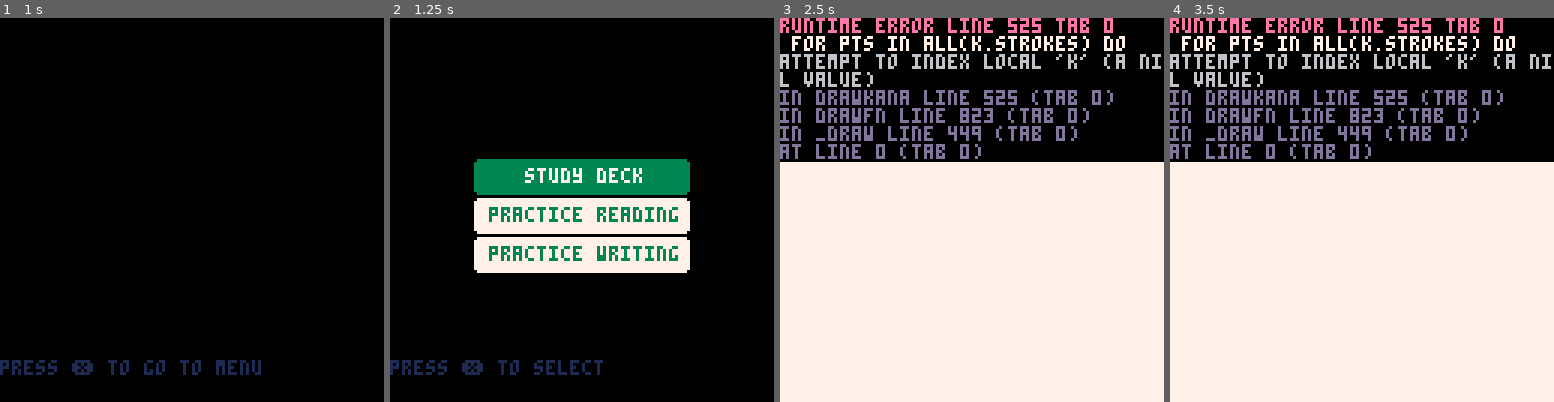
Above: before the commit, frames 1-4 (left to right).
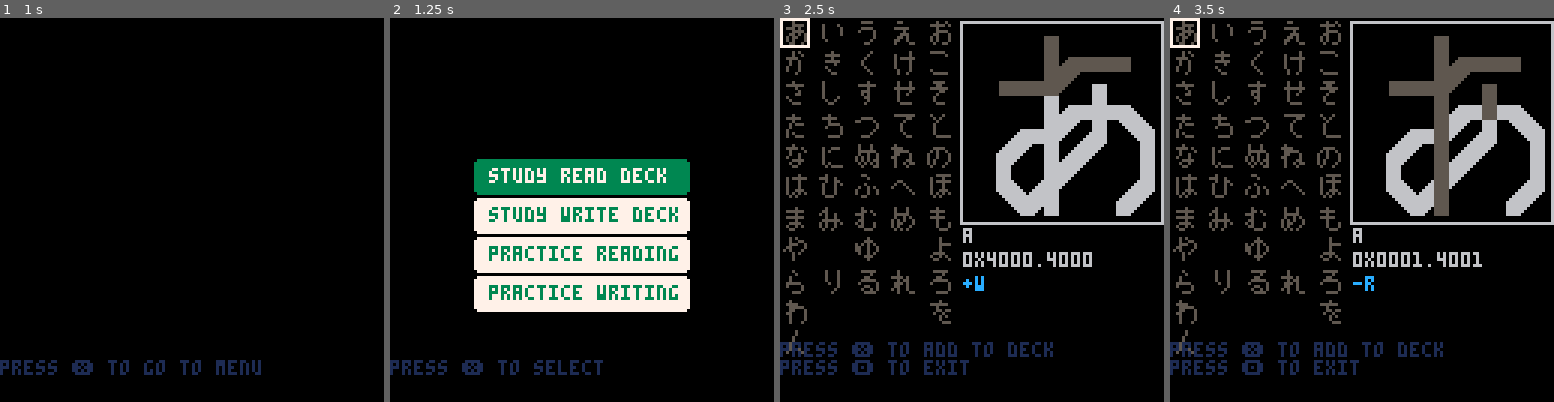
Above: after the commit, the same moments.

Repository: SestrenExsis/KanaPractice
Game: PICO-8 cartridge hiragana.p8
Two runs of this game, one before a commit and one after it. Both use one fixed random seed, a clock stepped at 60 frames per second and the inputs below.
Inputs (mouse positions are in pixels of both pictures, inside the frame that each line leads up to):
- Up to frame 1 (1 s): tap O (Z key) at 0.33, 0.7 s; click (69, 121) at 0.67 s
- Up to frame 2 (1.25 s): tap X (X key) at 1.07 s; click (520, 267) at 1.22 s
- Up to frame 3 (2.5 s): tap O (Z key) at 1.43, 2.22 s; click (975, 114) at 1.77 s; hold Left 1.97-2.37 s; tap X (X key) at 2.07, 2.4 s; click (1037, 259) at 2.32 s; hold Down from 2.42 s (still down)
- Up to frame 4 (3.5 s): tap X (X key) at 2.73, 3.07, 3.4 s; release Down at 2.82 s; click (1492, 106) at 2.87 s; hold Right from 2.87 s (still down); tap O (Z key) at 3.1 s; click (1254, 256) at 3.42 s

Frame 1 is identical in both runs. In frame 2, 6.7% of the frame differs, in the area x 21-79%, y 39-77%; in frame 3, 79%, in the area x 0-100%, y 0-100%; in frame 4, 79%.
Error before the commit: runtime error line 525 tab 0; for pts in all(k.strokes) do; attempt to index local 'k' (a nil value)

Commit message:
Split the read and write deck screens up

Diff:
--- a/hiragana.p8
+++ b/hiragana.p8
@@ -601,7 +601,8 @@
 	palt(7,true)
 	_menuindex=1
 	_menu={
-		"   study deck   ",
+		"study read deck ",
+		"study write deck",
 		"practice reading",
 		"practice writing"
 	}
@@ -612,9 +613,10 @@
 		if (btnp(⬇️)) _menuindex+=1
 		_menuindex=1+(_menuindex-1)%#_menu
 	if btnp(❎) then
-		if (_menuindex==1) initstudy()
-		if (_menuindex==2) initread()
-		if (_menuindex==3) initwrite()
+		if (_menuindex==1) initreaddeck()
+		if (_menuindex==2) initwritedeck()
+		if (_menuindex==3) initread()
+		if (_menuindex==4) initwrite()
 	end
 end
 
@@ -637,22 +639,22 @@
 	end
 end
 -->8
--- study screen
-
-function initstudy()
+-- read/write deck screens
+
+function initreaddeck()
 	_debug={
 		screen="study"
 	}
-	initfn=initstudy
-	updatefn=updatestudy
-	drawfn=drawstudy
+	initfn=initreaddeck
+	updatefn=updatereaddeck
+	drawfn=drawreaddeck
 	_cursor=point(0,0)
 	_cols=5
 	_rows=11
 	_sk=nil -- selected kana
 end
 
-function updatestudy()
+function updatereaddeck()
 	if (btnp(⬆️)) _cursor.y-=1
 	if (btnp(⬇️)) _cursor.y+=1
 	if (btnp(⬅️)) _cursor.x-=1
@@ -661,26 +663,13 @@
 	_cursor.y=_cursor.y%_rows
 	if btnp(❎) and _sk!=nil then
 		local skr=_sk.read
-		local skw=_sk.write
-		if skr and skw then
-			_sk.read=false
-			_sk.write=false
-		elseif skr and not skw then
-			_sk.read=true
-			_sk.write=true
-		elseif not skr and skw then
-			_sk.read=true
-			_sk.write=false
-		else
-			_sk.read=false
-			_sk.write=true
-		end
+		_sk.read=not _sk.read
 		dset(_sk.index,enmem(_sk))
 	end
 	if (btnp(🅾️)) initmenu()
 end
 
-function drawstudy()
+function drawreaddeck()
 	cls()
 	local cx=_cursor.x
 	local cy=_cursor.y
@@ -697,7 +686,7 @@
 		if (wt>= 3) fc=10
 		if (wt>= 6) fc=11
 		if (wt>=10) fc=3
-		if k.read or k.write then
+		if k.read then
 			bc=fc
 			fc=7
 			rectfill(x,y,x+7,y+7,bc)
@@ -722,27 +711,112 @@
 		local m=dget(_sk.index)
 		print(tostr(m,true),61,78,6)
 		local mt=demem(m)
-		local r="-"
-		if (mt.r) r="+"
-		print(r.."r",61,86,12)
+		local act="-"
+		if (mt.r) act="+"
+		print(act.."r",61,86,12)
 		for i=1,#mt.rh do
 			print(mt.rh[i],65+4*i,86,6)
-		end
-		local w="-"
-		if (mt.w) w="+"
-		print(w.."w",61,94,12)
-		for i=1,#mt.wh do
-			print(mt.wh[i],65+4*i,94,6)
 		end
 		cursor(0,108,1)
 		if _sk==nil then
 			print("")
+		elseif _sk.read then
+			print("press ❎ to remove from deck")
 		else
-			print("press ❎ to change deck(s)")
+			print("press ❎ to add to deck")
 		end
 	end
 	cursor(0,114,1)
-	print("press 🅾️ to quit studying")
+	print("press 🅾️ to exit")
+end
+
+function initwritedeck()
+	_debug={
+		screen="study"
+	}
+	initfn=initwritedeck
+	updatefn=updatewritedeck
+	drawfn=drawwritedeck
+	_cursor=point(0,0)
+	_cols=5
+	_rows=11
+	_sk=nil -- selected kana
+end
+
+function updatewritedeck()
+	if (btnp(⬆️)) _cursor.y-=1
+	if (btnp(⬇️)) _cursor.y+=1
+	if (btnp(⬅️)) _cursor.x-=1
+	if (btnp(➡️)) _cursor.x+=1
+	_cursor.x=_cursor.x%_cols
+	_cursor.y=_cursor.y%_rows
+	if btnp(❎) and _sk!=nil then
+		local skr=_sk.write
+		_sk.write=not _sk.write
+		dset(_sk.index,enmem(_sk))
+	end
+	if (btnp(🅾️)) initmenu()
+end
+
+function drawwritedeck()
+	cls()
+	local cx=_cursor.x
+	local cy=_cursor.y
+	local s=1
+	_sk=nil
+	for n,k in pairs(_kanatbl) do
+		local x=1+(1.5*s*8)*k.col
+		local y=1+(1.3*s*8)*k.row
+		local wt=sum(k.writes)
+		local bc=0
+		local fc=5
+		if (#k.writes>0) fc=8
+		if (wt>= 1) fc=9
+		if (wt>= 3) fc=10
+		if (wt>= 6) fc=11
+		if (wt>=10) fc=3
+		if k.write then
+			bc=fc
+			fc=7
+			rectfill(x,y,x+7,y+7,bc)
+		end
+		drawkana(k,x,y,s,fc)
+		if k.col==cx and k.row==cy then
+			_sk=k
+			rect(x-1,y-1,x+8,y+8,7)
+		end
+	end
+	if _sk==nil then
+		x=(1.5*s*8)*cx
+		y=(1.3*s*8)*cy
+		rectfill(x,y,x+7,y+7,1)
+	else
+		rect(60,1,61+66,2+66,6)
+		drawkana(_sk,62,3,8,_c_cut)
+		local i=(12*t())%64
+		i=mid(0,i-16,64)
+		drawkana(_sk,62,3,8,_c_dry,i)
+		print(_sk.name,61,70,6)
+		local m=dget(_sk.index)
+		print(tostr(m,true),61,78,6)
+		local mt=demem(m)
+		local act="-"
+		if (mt.w) act="+"
+		print(act.."w",61,86,12)
+		for i=1,#mt.wh do
+			print(mt.wh[i],65+4*i,86,6)
+		end
+		cursor(0,108,1)
+		if _sk==nil then
+			print("")
+		elseif _sk.write then
+			print("press ❎ to remove from deck")
+		else
+			print("press ❎ to add to deck")
+		end
+	end
+	cursor(0,114,1)
+	print("press 🅾️ to exit")
 end
 -->8
 -- read screen
@@ -1053,10 +1127,10 @@
 0e0000e000011000000e10000001e000001000000010000000e0000000100000001000000010000000e00000010000000e000000010000000100000000000001
 00e00e0000001000000010000000e000001000000010000000e0000000100000001000000010000000e00000010100000e010000010100000107000000000001
 000ee0000001000000010000000e00000001111000011110000eeee0000111000001110000011100000eee00010011100e001110010011100100eee000011110
-00070000000100000000000007eeeeee011111170700001001000070000100000007000000010000000100000001000000000000000000000000000007000100
-011e11000111110000eeee000000011000000ee000e0010000100e0007eee010011e1010011110700111101001111010070011100100eee0010011100e000100
-000e0000000100007e0000e0000010000000e000000e10000001e0000010000100e000010010000e00100001001000010e01000001070000010100000e111110
-000e1110000eeee00000000e00010000000e000000010000000e00000010010000e001000010010000100700001001000e00000001000000010000000e101001
+00070000000100000000000007eeeeee011111170700010001000700000100000007000000010000000100000001000000000000000000000000000007000100
+011e11000111110000eeee000000011000000ee000e010000010e00007eee010011e1010011110700111101001111010070011100100eee0010011100e000100
+000e0000000100007e0000e0000010000000e000000e0000000e00000010000100e000010010000e00100001001000010e01000001070000010100000e111110
+000e1110000eeee00000000e00010000000e00000010000000e000000010010000e001000010010000100700001001000e00000001000000010000000e101001
 00e000010070000e0000000e00010000000e00000010000000e00000010001000e0001000100010001000e00010001000e000000010000000100000010e01001
 000000010000000e000000e000010000000e00000010000000e0000000011110000111100001111000011e10000eeee00e000000010000000100000010e11011
 000000010000000e00000e00000010000000e0000010000000e0000000100100001001000010010000e00e00007001000e0100000101000001070000010e0101
Not shown, changed: hiragana_stroke_order.png
